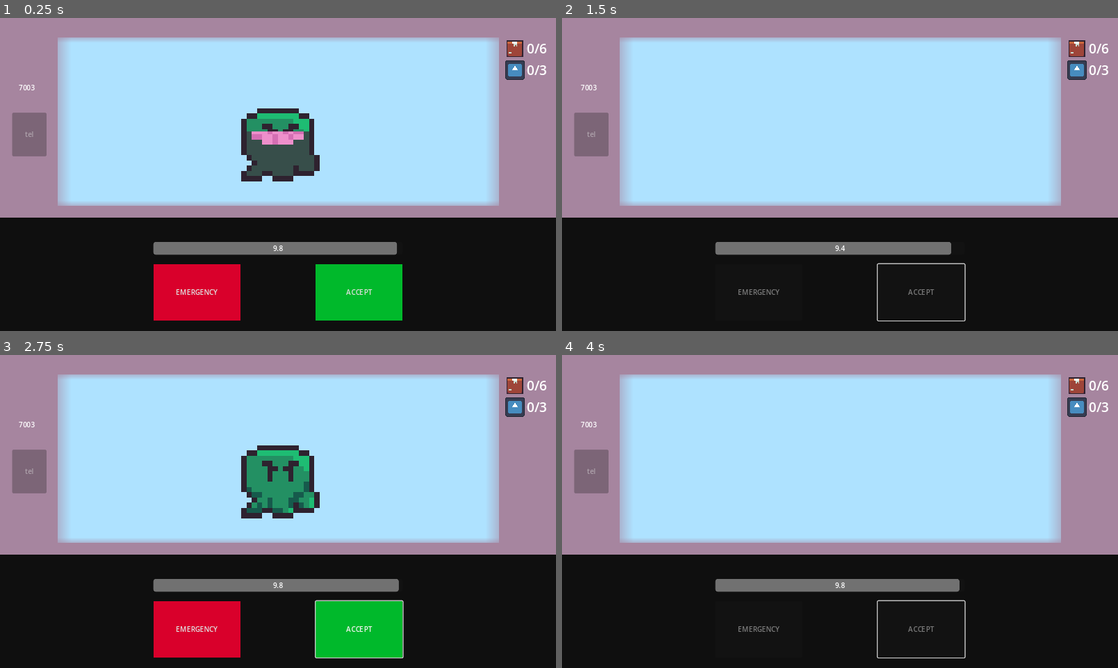
Above: before the commit, frames 1-4 (two rows, left to right).
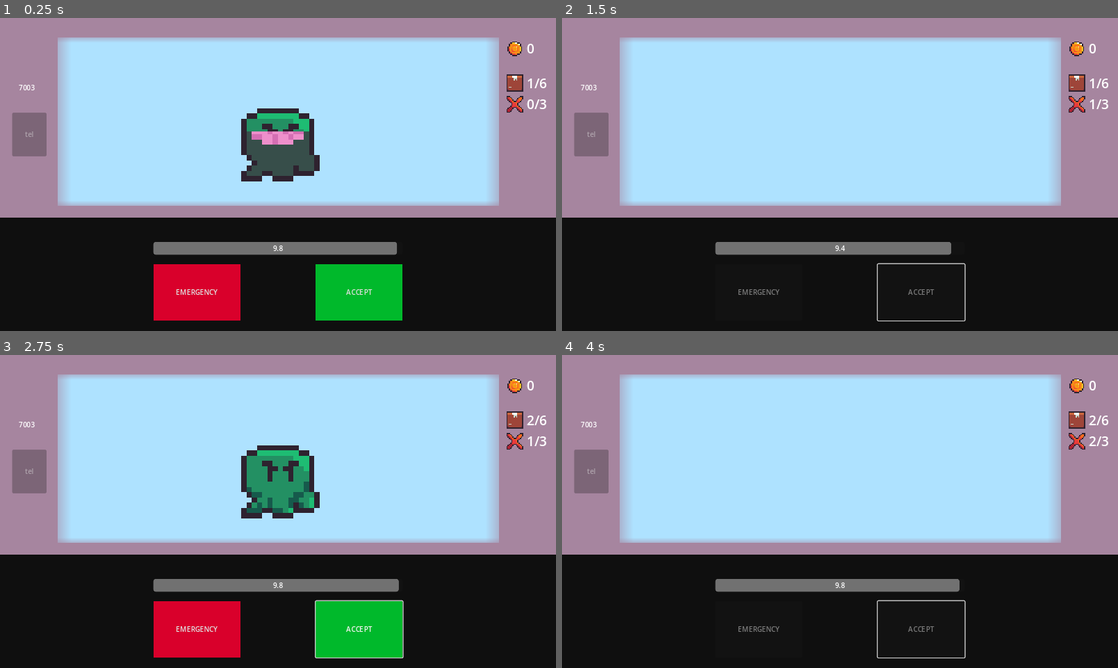
Above: after the commit, the same moments.

Repository: FixelDev/inside-out-inc
Game: Godot game, scene res://scenes/game/game.tscn
Two runs of this game, one before a commit and one after it. Both use one fixed random seed, a clock stepped at 60 frames per second and the inputs below. The engine's default icon, where the game draws it, is replaced by a stand-in: a white triangle on a blue panel in a dark square.
Inputs (mouse positions are in pixels of both pictures, inside the frame that each line leads up to):
- Up to frame 1 (0.25 s): no input
- Up to frame 2 (1.5 s): click "ACCEPT" at 0.5 s; tap Enter at 1.25 s; move the mouse to (962, 158) at 1.27 s
- Up to frame 3 (2.75 s): tap Space at 2 s; move the mouse to (166, 527) at 2.02 s
- Up to frame 4 (4 s): click "ACCEPT" at 2.75 s; tap Enter at 3.5 s; move the mouse to (895, 442) at 3.52 s

The runs differ from the first frame. In frame 1, 0.8% of the frame differs, in the area x 90-99%, y 7-31%; in frame 2, 0.8%; in frame 3, 0.8%; in frame 4, 0.8%.

Commit message:
Coins, Strikes and packages amount are now stored and their UI updates correctly

Diff:
--- a/entities/packages/box/box.tscn
+++ b/entities/packages/box/box.tscn
@@ -1,17 +1,12 @@
-[gd_scene load_steps=6 format=3 uid="uid://djfmjkuiwck6x"]
+[gd_scene load_steps=5 format=3 uid="uid://djfmjkuiwck6x"]
 
 [ext_resource type="PackedScene" uid="uid://3a33oceaqq6d" path="res://entities/packages/package.tscn" id="1_54ueh"]
 [ext_resource type="Texture2D" uid="uid://db8ohljbtabpl" path="res://entities/packages/box/graphics/box_xray1.png" id="2_guhwv"]
 [ext_resource type="Texture2D" uid="uid://epritqypi0ji" path="res://entities/packages/box/graphics/box_xray2.png" id="3_0qffl"]
-[ext_resource type="Material" uid="uid://4gnfyg7ugi1n" path="res://scenes/game/window_mask.tres" id="4_coilt"]
 [ext_resource type="Texture2D" uid="uid://dpgjmrl5uuvo8" path="res://entities/packages/box/graphics/box.png" id="4_gpv4q"]
 
 [node name="Box" instance=ExtResource("1_54ueh")]
 x_ray_sprites = Array[Texture2D]([ExtResource("2_guhwv"), ExtResource("3_0qffl")])
 
 [node name="NormalSprite" parent="." index="0"]
-material = ExtResource("4_coilt")
 texture = ExtResource("4_gpv4q")
-
-[node name="XRaySprite" parent="." index="1"]
-material = ExtResource("4_coilt")
--- a/globals/globals.gd
+++ b/globals/globals.gd
@@ -29,3 +29,10 @@
 		stats_changed.emit()
 	get:
 		return strikes_current_count
+
+var coins: int:
+	set(value):
+		coins = value
+		stats_changed.emit()
+	get:
+		return coins
--- a/scenes/game/game.gd
+++ b/scenes/game/game.gd
@@ -14,11 +14,17 @@
 
 
 func _ready() -> void:
+	init_stats()
 	spawn_package()
+
+
+func init_stats() -> void:
 	Globals.packages_count = 6
 	Globals.packages_current_count = 0
 	Globals.strikes_count = 3
 	Globals.strikes_current_count = 0
+	Globals.coins = 0
+
 
 func _process(delta) -> void:
 	pass
@@ -33,7 +39,7 @@
 
 	print(current_package.is_evil())
 	time_left_progress_bar.start_timer(10.0)
-
+	Globals.packages_current_count += 1
 
 func _on_emergency_button_pressed():
 	toggle_buttons(false)
@@ -47,9 +53,17 @@
 	time_left_progress_bar.stop_timer()
 
 	if current_package.is_evil():
-		print("STRIKE")
+		strike()
 	else:
-		print("COINS")
+		give_coins(5)
+
+
+func give_coins(amount: int) -> void:
+	Globals.coins += amount
+
+
+func strike() -> void:
+	Globals.strikes_current_count += 1
 
 
 func destroy_package() -> void:
@@ -67,9 +81,9 @@
 	destroy_package()
 
 	if current_package.is_evil():
-		print("COINS")
+		give_coins(5)
 	else:
-		print("STRIKE")
+		strike()
 
 
 func _on_timer_to_spawn_package_timeout():
@@ -78,7 +92,7 @@
 
 func _on_timer_extra_time_timeout():
 	toggle_buttons(false)
-	print("STRIKE")
+	strike()
 	#ADD CORRECT PACKAGE BEHAVIOUR
 
 	destroy_package()
--- a/scenes/game/game.tscn
+++ b/scenes/game/game.tscn
@@ -16,6 +16,8 @@
 [ext_resource type="PackedScene" uid="uid://vvlem36g7n7g" path="res://entities/emergency_module/emergency_keypad_panel/number_button.tscn" id="7_qrn5g"]
 [ext_resource type="Script" path="res://ui/stats_container/stats_container.gd" id="9_f07pv"]
 [ext_resource type="Texture2D" uid="uid://dpgjmrl5uuvo8" path="res://entities/packages/box/graphics/box.png" id="9_j1wal"]
+[ext_resource type="Texture2D" uid="uid://bvyndehskgl1f" path="res://ui/stats_container/graphics/coin.png" id="10_xwoyr"]
+[ext_resource type="Texture2D" uid="uid://byoy4hqusvlds" path="res://ui/stats_container/graphics/strike.png" id="12_xb1sl"]
 
 [sub_resource type="StyleBoxFlat" id="StyleBoxFlat_4i6qj"]
 bg_color = Color(0.0605303, 0.0605304, 0.0605303, 1)
@@ -267,6 +269,25 @@
 grow_horizontal = 0
 script = ExtResource("9_f07pv")
 
+[node name="CoinsCounterCointainer" type="HBoxContainer" parent="UI/StatsContainer"]
+unique_name_in_owner = true
+layout_mode = 2
+
+[node name="TextureRect" type="TextureRect" parent="UI/StatsContainer/CoinsCounterCointainer"]
+layout_mode = 2
+texture = ExtResource("10_xwoyr")
+expand_mode = 2
+
+[node name="CoinsCounterLabel" type="Label" parent="UI/StatsContainer/CoinsCounterCointainer"]
+unique_name_in_owner = true
+layout_mode = 2
+theme_override_font_sizes/font_size = 31
+text = "100"
+
+[node name="Spacer" type="Control" parent="UI/StatsContainer"]
+custom_minimum_size = Vector2(0, 26.78)
+layout_mode = 2
+
 [node name="PackagesCounterCotainer" type="HBoxContainer" parent="UI/StatsContainer"]
 layout_mode = 2
 
@@ -286,7 +307,7 @@
 
 [node name="TextureRect" type="TextureRect" parent="UI/StatsContainer/StrikesCounterCotainer"]
 layout_mode = 2
-texture = ExtResource("4_o65ey")
+texture = ExtResource("12_xb1sl")
 expand_mode = 2
 
 [node name="StrikesCounterLabel" type="Label" parent="UI/StatsContainer/StrikesCounterCotainer"]
--- a/ui/stats_container/stats_container.gd
+++ b/ui/stats_container/stats_container.gd
@@ -2,6 +2,7 @@
 
 @onready var packages_counter_label: Label = %PackagesCounterLabel
 @onready var strikes_counter_label: Label = %StrikesCounterLabel
+@onready var coins_counter_label = %CoinsCounterLabel
 
 
 func _ready() -> void:
@@ -11,3 +12,4 @@
 func _on_stats_changed() -> void:
 	packages_counter_label.text = str(Globals.packages_current_count) + "/" + str(Globals.packages_count)
 	strikes_counter_label.text = str(Globals.strikes_current_count) + "/" + str(Globals.strikes_count)
+	coins_counter_label.text = str(Globals.coins)
Not shown: 1 places in scenes/game/game.tscn that only renumber resources
Binary file added: ui/stats_container/graphics/coin.aseprite
Binary file added: ui/stats_container/graphics/coin.png
Not shown, added: ui/stats_container/graphics/coin.png.import
Binary file added: ui/stats_container/graphics/strike.aseprite
Binary file added: ui/stats_container/graphics/strike.png
Not shown, added: ui/stats_container/graphics/strike.png.import
